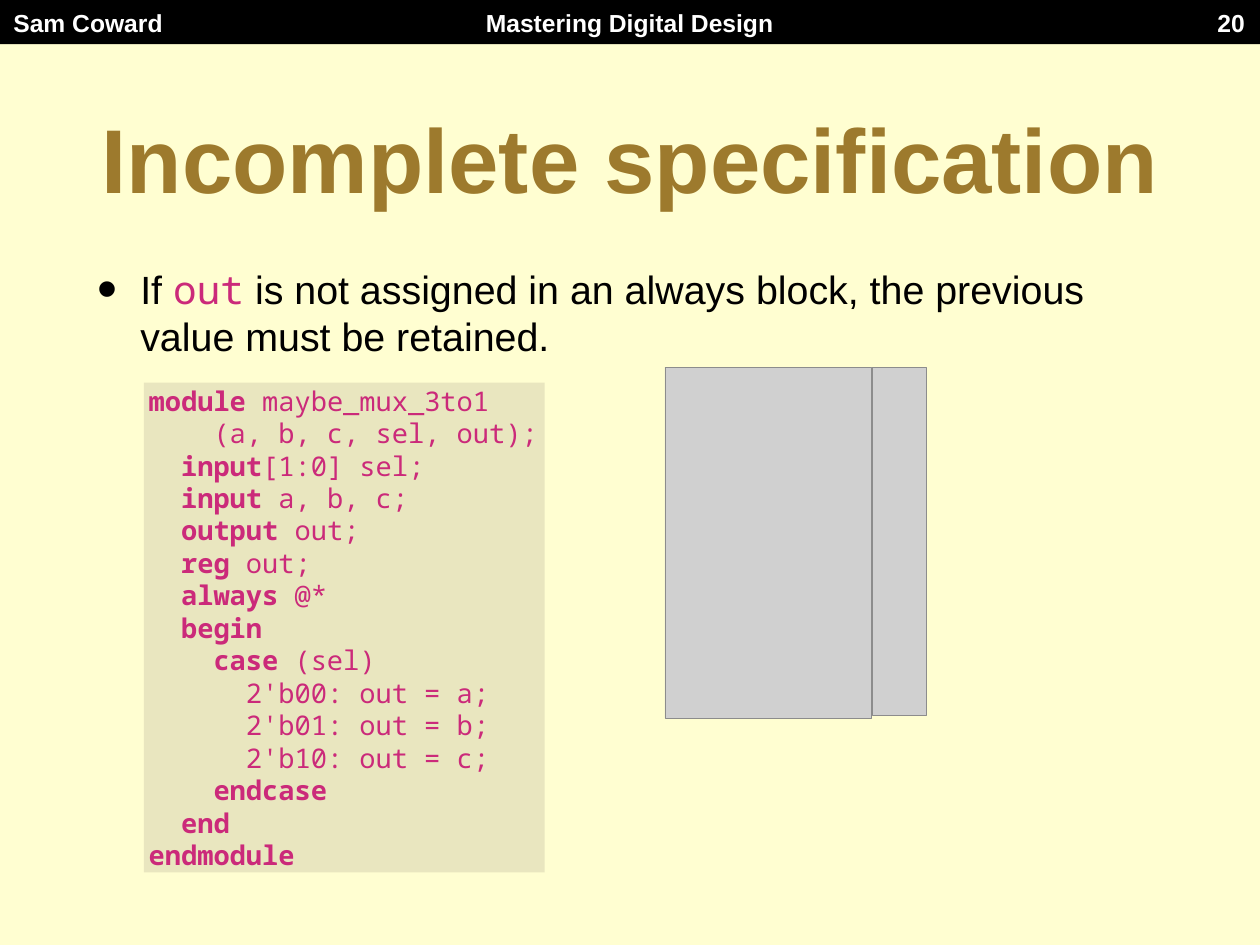
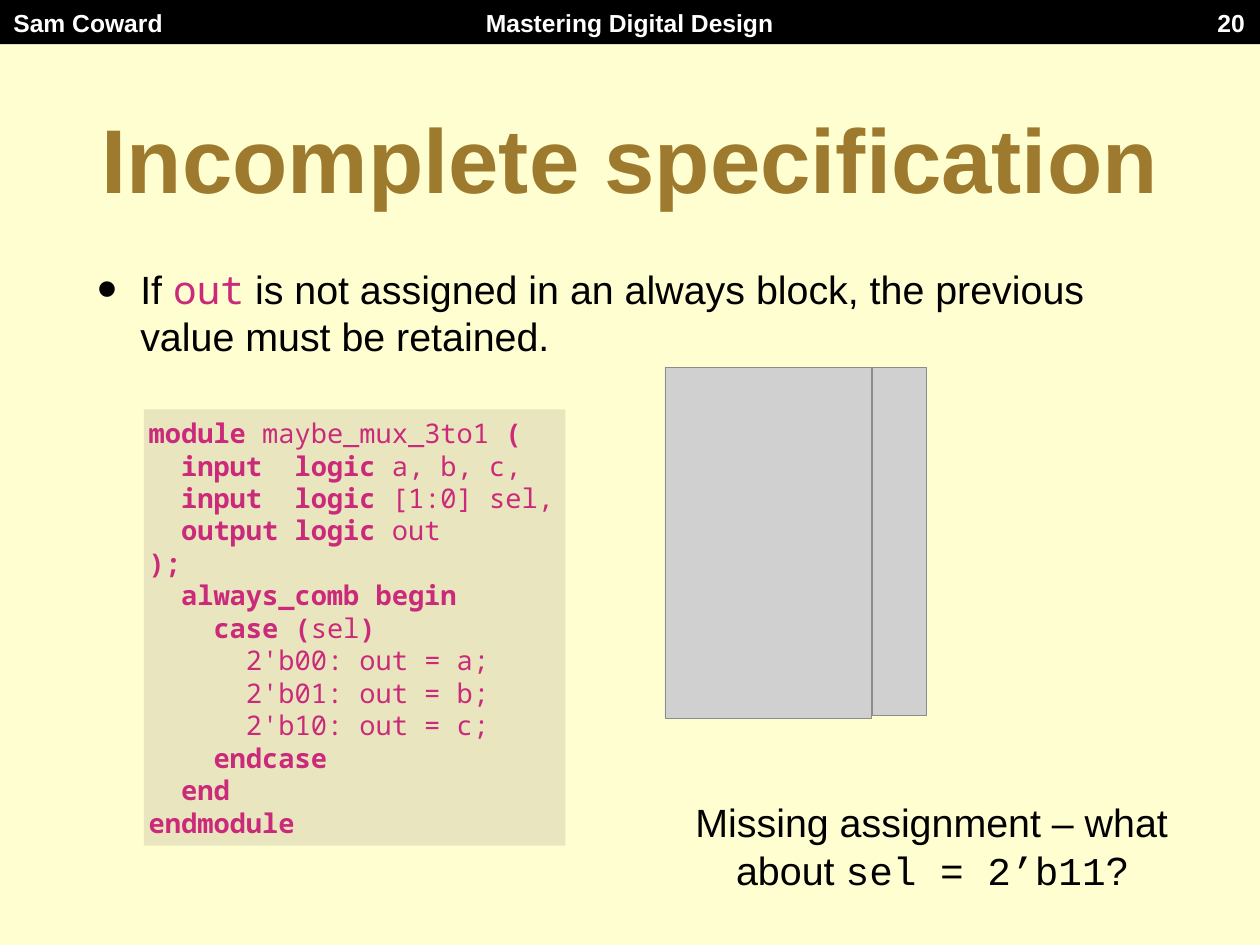
Before and after one commit to Mastering-Digital-Design/Lab-Module, a slide deck: slide 20 of lectures/lecture2.pptx. Drawn at 1260x945 pixels with LibreOffice and Linux fonts; fonts in the diff are those of the drawing; grey boxes stand for pictures. Boxes give left, top, right and bottom in pixels: in the first picture for what was removed or moved away, otherwise in the second. Text is boxed around its words. In the diff, an @@ line names an element or a change of style, - is before the commit and + after.

```diff
--- a/lectures/lecture2.pptx
+++ b/lectures/lecture2.pptx
@@ rectangle "module maybe_mux_3to1 (": place and size @@
-rectangle "module maybe_mux_3to1 (" at <box>144,383,545,873</box>
+rectangle "module maybe_mux_3to1 (" at <box>144,409,565,846</box>
@@ text in rectangle at <box>149,422,554,612</box>: text changed; bold on @@
-module maybe_mux_3to1
-(a, b, c, sel, out);
-input[1:0] sel;
-input a, b, c;
-output out;
-reg out;
-always @*
-begin
+module maybe_mux_3to1 (
+input logic a, b, c,
+input logic [1:0] sel,
+output logic out
+);
+always_comb begin
@@ text in rectangle at <box>214,617,376,643</box>: bold on in "(sel)" @@
@@ text added at <box>695,808,1168,886</box>, 32 pt, text #000000 @@
+Missing assignment – what about sel = 2’b11?
```
Also in this commit, not shown: 17 other slides changed, 1 slide added, 1 other file.
